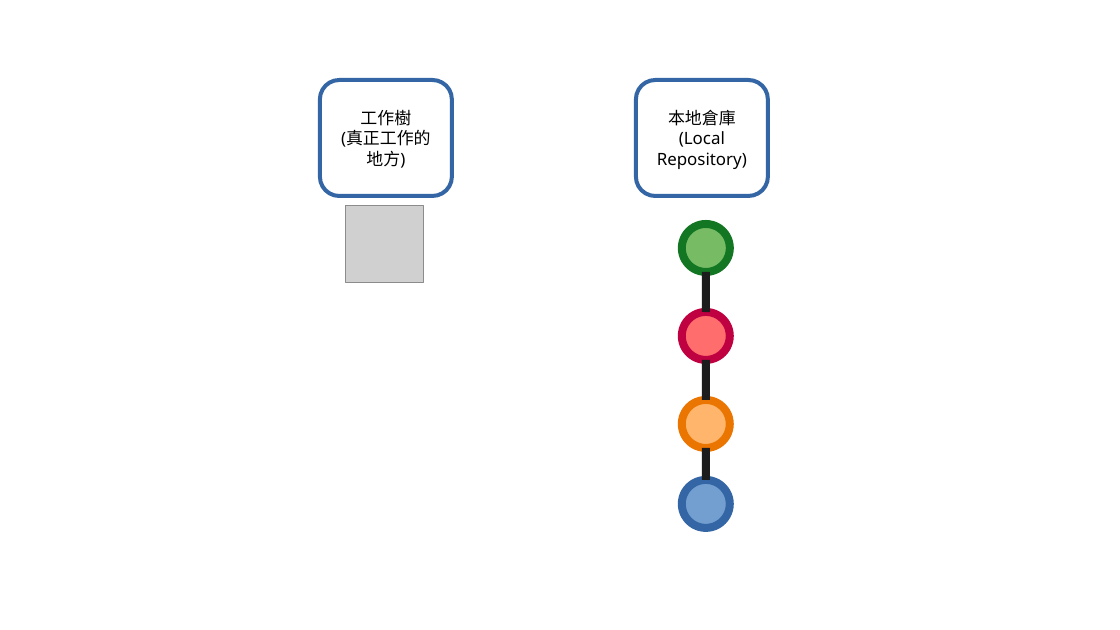
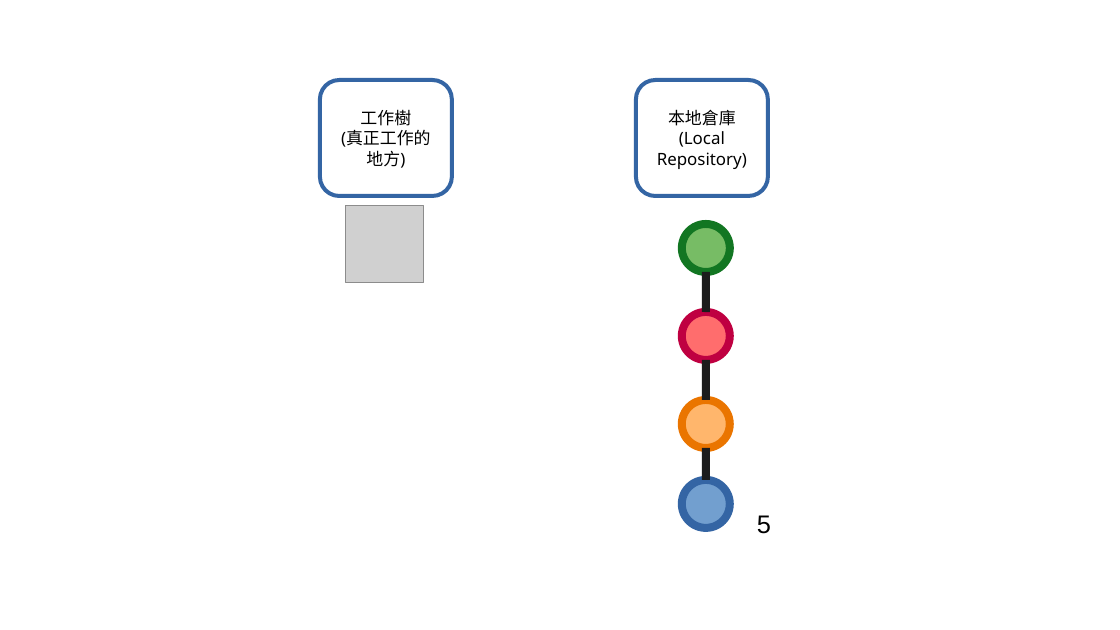
Before and after one commit to lonelyshore/intergitive, a slide deck: slide 6 of drawings/common/commit-one-file.odp (slide 7 before the commit). Drawn at 1120x630 pixels with LibreOffice and Linux fonts; fonts in the diff are those of the drawing; grey boxes stand for pictures. Boxes give left, top, right and bottom in pixels: in the first picture for what was removed or moved away, otherwise in the second. Text is boxed around its words. In the diff, an @@ line names an element or a change of style, - is before the commit and + after.

```diff
--- a/drawings/common/commit-one-file.odp
+++ b/drawings/common/commit-one-file.odp
@@ text added at <box>757,515,771,534</box>, 18 pt, text #000000 @@
+5
```
Also in this commit, not shown: 5 other slides changed, 21 slides added, 3 other files.
